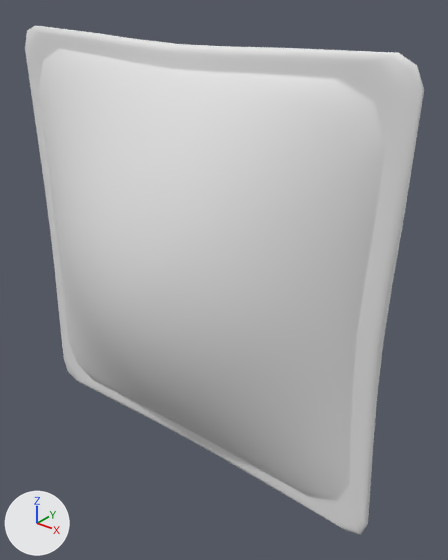
One commit to the Blender file Models/Outdoors/cornholebag2_Noah.blend: the scene before it, then after it.
Rendered twice from a camera (50 mm lens) standing at (0.647, -0.703, 0.906) and looking at (0.062, 0.027, 0.453). Every picture has the same lights, and +X, +Y and +Z are marked at lower left.
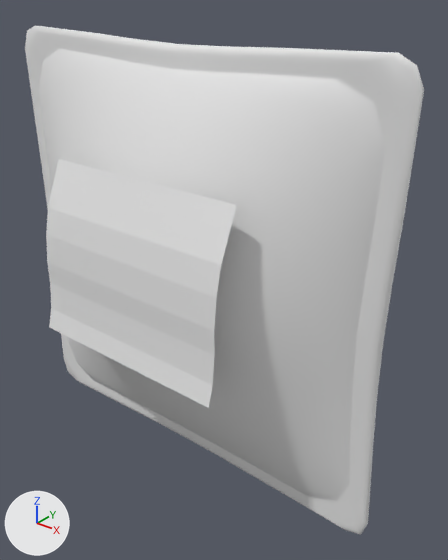
The newer file is also rescaled (x0.185), turned or shifted as a whole; pictures and numbers use the older file's frame.

Pixel boxes (x1, y1, x2, y2) of what changed, in the pictures (448 x 560 px):
```json
{"part": 1, "of": "me_plane", "change": "added", "after": [46, 159, 237, 408]}
```

The change, as JSON lines over the scene's bpy script:
```json
{"block": "me_plane", "where": "# used by ob_plane; location = (0.0, 0.0, 0.0)"}
{"op": "remove", "block": "me_plane", "code": "me_plane.from_pydata(...)  # 4738 vertices, 4736 faces; spans x -0.374..0.376, y -0.143..0.138, z 0.094..0.834"}
{"op": "add", "block": "me_plane", "code": "me_plane.from_pydata(...)  # 4752 vertices, 4742 faces; spans x -0.374..0.376, y -0.168..0.138, z 0.094..0.834"}
{"block": "me_plane", "change": "me_plane part 1: a new loose piece of 14 vertices spanning x -0.166..0.191, y -0.168..-0.107, z 0.368..0.649, in mat_beanbag_ao_png (its picture is missing)"}
```
